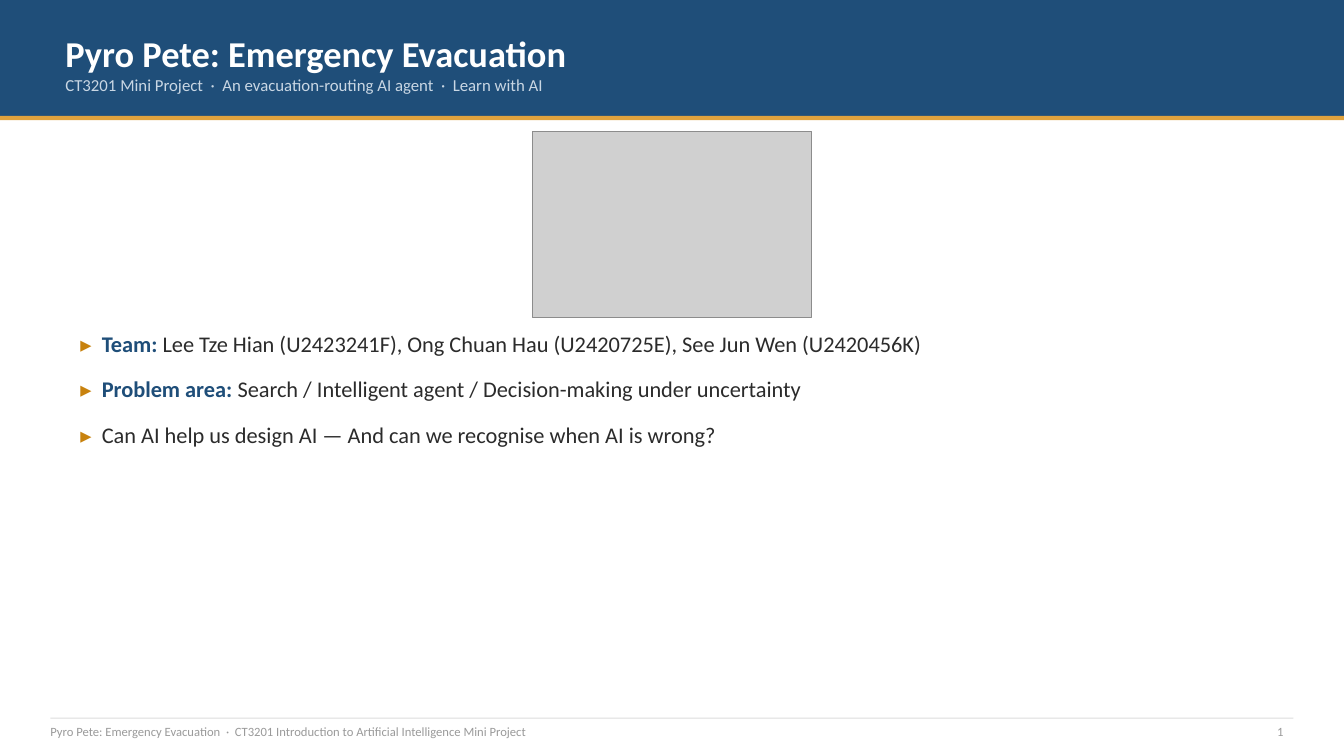
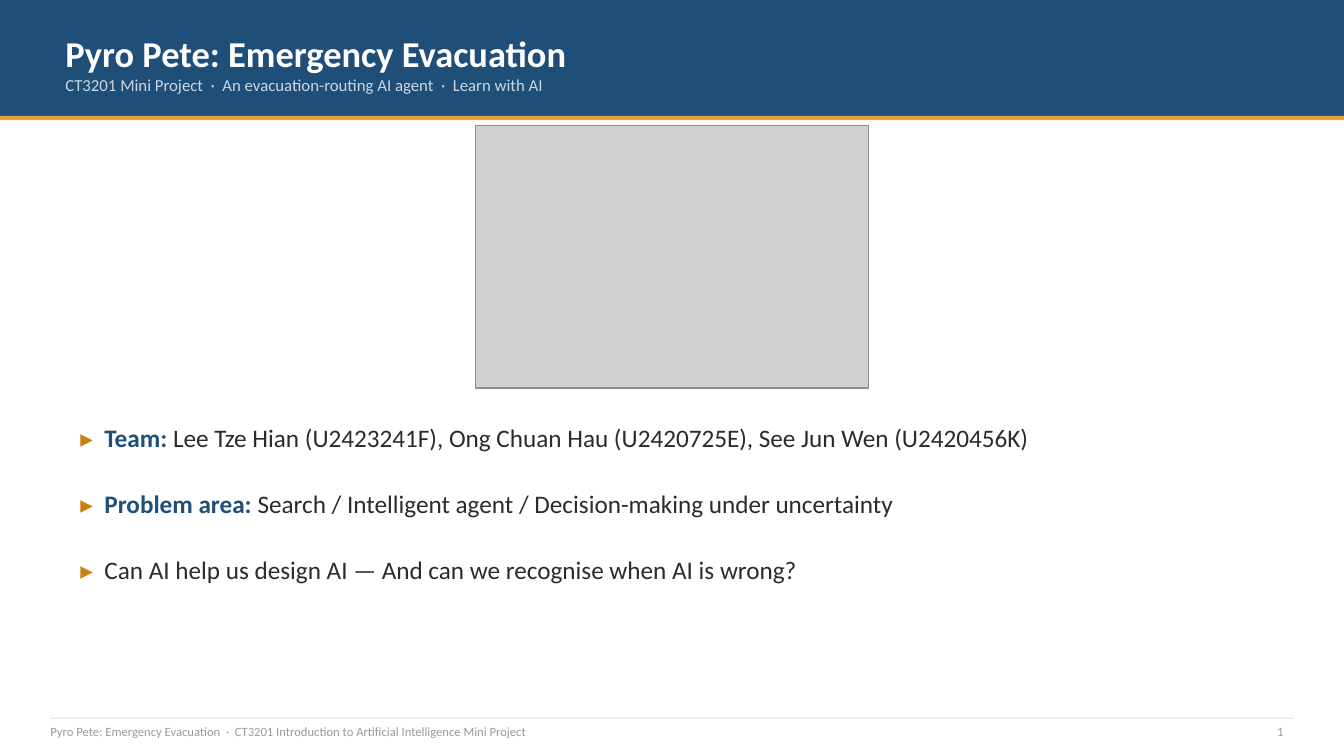
Before and after one commit to Jeb-Lee/CT3201_AI, a slide deck: slide 1 of docs/report/CT3201_Slides.pptx. Drawn at 1344x756 pixels with LibreOffice and Linux fonts; fonts in the diff are those of the drawing; grey boxes stand for pictures. Boxes give left, top, right and bottom in pixels: in the first picture for what was removed or moved away, otherwise in the second. Text is boxed around its words. In the diff, an @@ line names an element or a change of style, - is before the commit and + after.

```diff
--- a/docs/report/CT3201_Slides.pptx
+++ b/docs/report/CT3201_Slides.pptx
@@ picture: place and size @@
-picture at (532, 131, 812, 318)
+picture at (476, 126, 869, 388)
@@ text "▸ Team: Lee Tze Hian ...": place and size @@
-text "▸ Team: Lee Tze Hian ..." at (102, 336, 921, 447)
+text "▸ Team: Lee Tze Hian ..." at (104, 428, 1028, 584)
@@ text "▸ Team: Lee Tze Hian ..." at (104, 428, 1028, 584): size 16 to 18 pt; line spacing 1.08 to 1.15; more space between paragraphs @@
```
Also in this commit, not shown: 1 other slide changed.
